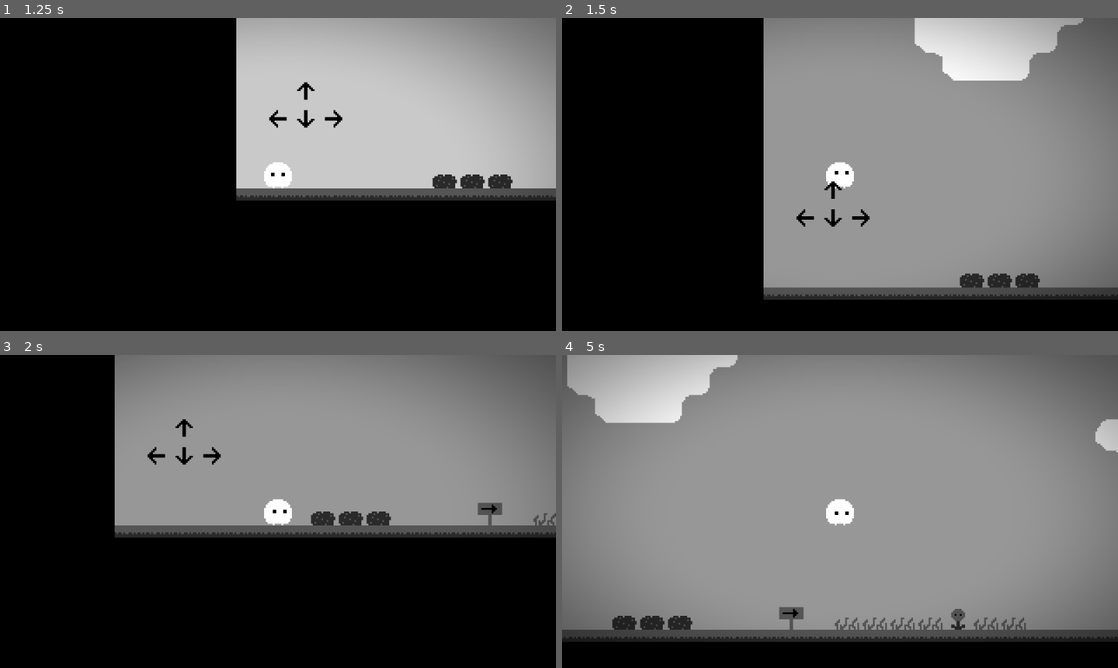
Above: before the commit, frames 1-4 (two rows, left to right).
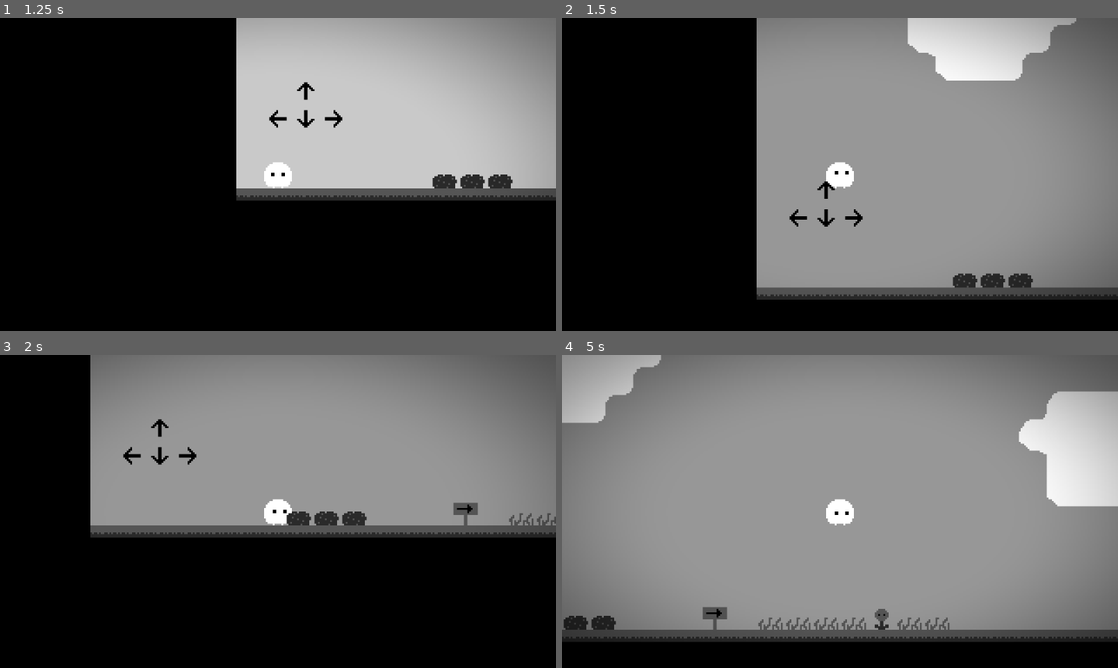
Above: after the commit, the same moments.

Repository: Shadow-Switch/Shadow-Switch
Game: Godot game, scene res://scenes/main.tscn
The game is run twice, just before and just after one commit, with the same random seed, the same clock (stepped at 60 frames per second) and the same inputs.
Inputs:
- Up to frame 1 (1.25 s): click "Play" at 0.5 s
- Up to frame 2 (1.5 s): tap Enter (ui_accept) at 1.25 s; hold D (move_right) from 1.28 s (still down); tap X (switch_dimension) at 1.35 s
- Up to frame 3 (2 s): keep holding D (move_right); tap W (jump) at 1.52 s
- Up to frame 4 (5 s): tap X (switch_dimension) every 0.75 s from 2.1 to 4.35 s; tap W (jump) at 2.27, 3.77, 4.52 s; release D (move_right) at 2.78 s; hold A (move_left) 2.78-3.53 s; hold D (move_right) from 3.53 s (still down)

Frame 1 is identical in both runs. In frame 2, 2.6% of the frame differs, in the area x 35-100%, y 0-90%; in frame 3, 4.3%; in frame 4, 11%, in the area x 0-100%, y 0-91%.

Commit message:
픽셀 스냅 다시 켬

Diff:
--- a/scripts/player.gd
+++ b/scripts/player.gd
@@ -59,6 +59,9 @@
 		if (left_collider and not "Spike" == left_collider.name) and (right_collider and not "Spike" == right_collider.name):
 			last_floor = snap_to_grid(global_position)
 
+	# 픽셀에 스냅
+	position = position.round()
+
 func snap_to_grid(pos: Vector2) -> Vector2:
 	return Vector2(
 		(floor(pos.x / 16) * 16) + 8,
